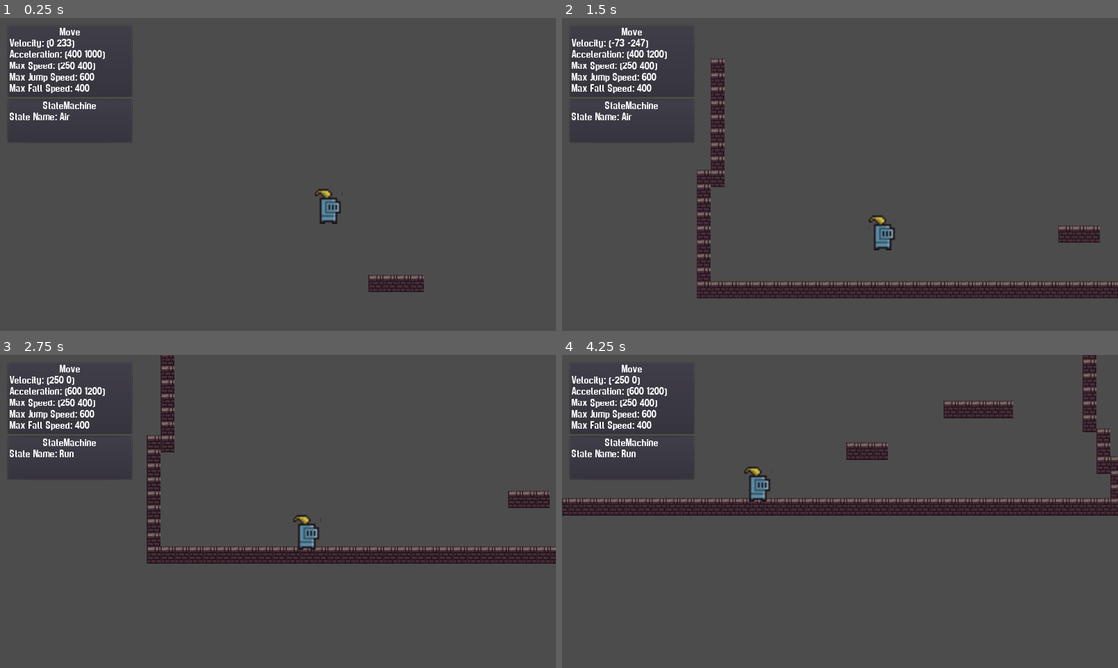
Above: before the commit, frames 1-4 (two rows, left to right).
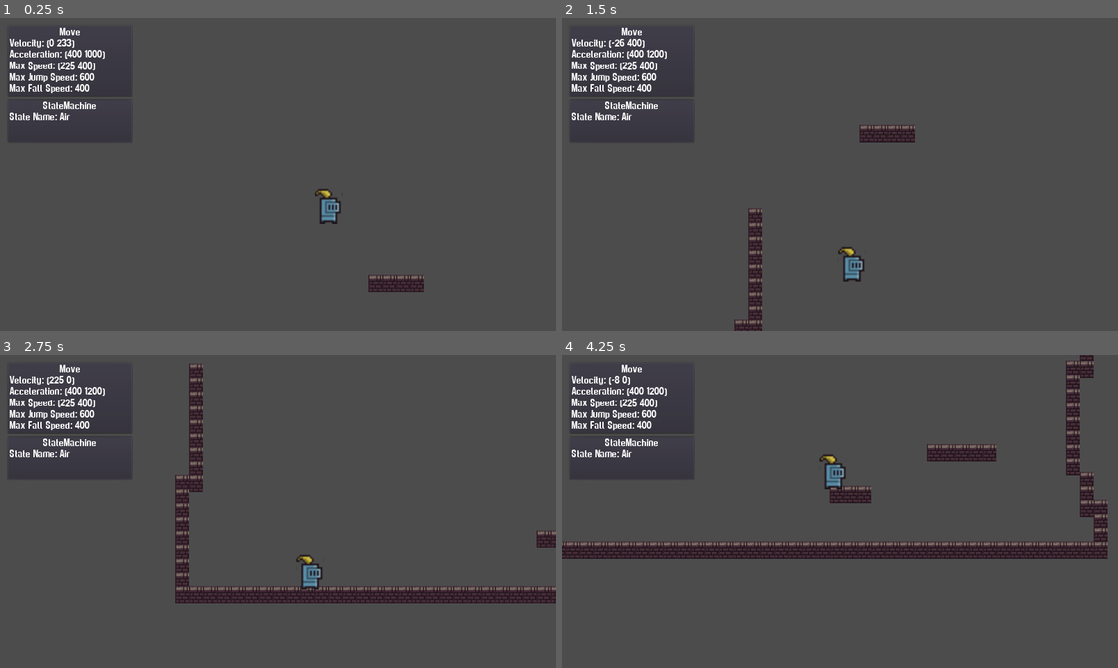
Above: after the commit, the same moments.

Repository: gregpennefather/jingle-game-jam-entry-2019
Game: Godot game, scene res://Scenes/DungeonScene.tscn
The game is run twice, just before and just after one commit, with the same random seed, the same clock (stepped at 60 frames per second) and the same inputs.
Inputs (mouse positions are in pixels of both pictures, inside the frame that each line leads up to):
- Up to frame 1 (0.25 s): no input
- Up to frame 2 (1.5 s): move the mouse to (962, 158) at 0.52 s; hold D (move_right) 0.53-1.28 s; hold W (jump) 0.53-1.28 s; move the mouse to (728, 190) at 1.27 s; hold Left (move_left) from 1.28 s (still down); tap W (jump) at 1.35 s
- Up to frame 3 (2.75 s): tap W (jump) at 1.52, 1.82 s; move the mouse to (333, 442) at 2.02 s; release Left (move_left) at 2.03 s; hold D (move_right) from 2.03 s (still down); hold W (jump) from 2.03 s (still down)
- Up to frame 4 (4.25 s): move the mouse to (812, 574) at 2.77 s; release W (jump) at 2.78 s; tap W (jump) at 2.85, 3.02, 3.32 s; move the mouse to (1006, 558) at 3.52 s; release D (move_right) at 3.53 s; hold Left (move_left) from 3.53 s (still down); hold W (jump) from 3.53 s (still down)

The runs differ from the first frame. In frame 1, less than 0.1% of the frame differs, in the area x 11-14%, y 14-17%; in frame 2, 7.9%; in frame 3, 11%; in frame 4, 15%, in the area x 0-100%, y 0-66%.

Commit message:
Air Jump and more responsive jump

Diff:
--- a/Game/Player/Player.gd
+++ b/Game/Player/Player.gd
@@ -7,4 +7,4 @@
 const FLOOR_NORMAL := Vector2.UP
 
 func is_on_ground() -> bool:
-	return $FloorDetector.is_colliding()
+	return $FloorDetectorLeft.is_colliding() or $FloorDetectorCenter.is_colliding() or $FloorDetectorRight.is_colliding()
--- a/Game/Player/Player.tscn
+++ b/Game/Player/Player.tscn
@@ -28,8 +28,20 @@
 position = Vector2( 3.87312, -14.4384 )
 shape = SubResource( 1 )
 
-[node name="FloorDetector" type="RayCast2D" parent="."]
+[node name="FloorDetectorLeft" type="RayCast2D" parent="."]
+position = Vector2( -8, -10 )
+enabled = true
+cast_to = Vector2( 0, 11 )
+collision_mask = 2
+
+[node name="FloorDetectorCenter" type="RayCast2D" parent="."]
 position = Vector2( 0, -10 )
+enabled = true
+cast_to = Vector2( 0, 11 )
+collision_mask = 2
+
+[node name="FloorDetectorRight" type="RayCast2D" parent="."]
+position = Vector2( 8, -10 )
 enabled = true
 cast_to = Vector2( 0, 11 )
 collision_mask = 2
@@ -39,9 +51,10 @@
 
 [node name="Move" parent="StateMachine" instance=ExtResource( 3 )]
 script = ExtResource( 4 )
-max_speed_default = Vector2( 250, 400 )
-acceleration_default = Vector2( 600, 1200 )
+max_speed_default = Vector2( 225, 400 )
+acceleration_default = Vector2( 500, 1200 )
 jump_impulse = 350.0
+air_jump_impulse = 250.0
 max_jump_speed = 600
 
 [node name="Idle" parent="StateMachine/Move" instance=ExtResource( 3 )]
@@ -53,12 +66,16 @@
 [node name="Air" parent="StateMachine/Move" instance=ExtResource( 3 )]
 script = ExtResource( 6 )
 acceleration_x = 400.0
-fall_acceleration = 800.0
-extended_jump_impulse_factor = 0.75
+fall_acceleration = 850.0
+extended_jump_impulse_factor = 0.6
 
 [node name="JumpDuration" type="Timer" parent="StateMachine/Move/Air"]
 wait_time = 0.5
 one_shot = true
 
+[node name="EarlyJumpTimer" type="Timer" parent="StateMachine/Move"]
+wait_time = 0.25
+one_shot = true
+
 [node name="CameraRig" parent="." instance=ExtResource( 8 )]
 [connection signal="timeout" from="StateMachine/Move/Air/JumpDuration" to="StateMachine/Move/Air" method="_on_JumpDuration_timeout"]
--- a/Game/Player/States/Move/Air.gd
+++ b/Game/Player/States/Move/Air.gd
@@ -3,27 +3,31 @@
 export var acceleration_x: = 5000.0
 export var fall_acceleration = 200.0
 export var extended_jump_impulse_factor := 0.75
+export (bool) var can_air_jump = true
 
 var jump_active: bool = false
 var just_jumped: bool = false
-var initial_jump_impulse := 0
+var holding_last_jump: bool = false
+var air_jump_used: bool = false
 
 onready var move:= get_parent()
 
 func unhandled_input(event: InputEvent) -> void:
-	if Input.get_action_strength("jump") == 0 and jump_active:
+	if Input.is_action_just_released("jump"):
+		holding_last_jump = false
+	if not holding_last_jump and jump_active:
 		exit_jump()
+	if Input.is_action_pressed("jump") and not holding_last_jump and not air_jump_used and can_air_jump:
+		enter_jump(move.air_jump_impulse, true)
 	move.unhandled_input(event)
 
 func physics_process(delta: float) -> void:
 	if not owner.is_on_ground() and jump_active:
-		move.velocity = move.calculate_velocity(move.velocity, move.max_speed, move.max_jump_speed, move.max_fall_speed, Vector2(0, initial_jump_impulse) * extended_jump_impulse_factor, delta, Vector2.UP)
+		move.velocity = move.calculate_velocity(move.velocity, move.max_speed, move.max_jump_speed, move.max_fall_speed, Vector2(0, move.jump_impulse) * extended_jump_impulse_factor, delta, Vector2.UP)
 
 	move.physics_process(delta)
 
-
 	if owner.is_on_ground() and not just_jumped:
-		print('leaving jump state')
 		if move.get_move_direction().x == 0:
 			_state_machine.transition_to("Move/Idle")
 		else:
@@ -38,35 +42,49 @@
 	if "velocity" in msg:
 		move.velocity = msg.velocity
 		move.max_speed.x = max(abs(msg.velocity.x), move.max_speed.x)
+	if "early_jump" in msg:
+		move.velocity.y = 0
+		move.clear_early_jump()
 	if "impulse" in msg:
 		enter_jump(msg.impulse)
 
-func enter_jump(impulse: float) -> void:
-	print('enter jump')
+func enter_jump(impulse: float, is_air_jump := false) -> void:
 	jump_active = true
 	just_jumped = true
+	holding_last_jump = Input.is_action_pressed("jump")
+	if is_air_jump:
+		move.velocity.y = 0
+		if sign(move.get_move_direction().x) != sign(move.velocity.x):
+			move.velocity.x = 0
+		air_jump_used = true
 	move.acceleration.y = fall_acceleration
-	initial_jump_impulse = impulse
-	move.velocity += calculate_jump_velocity(impulse)
+	move.velocity += calculate_jump_velocity(impulse, is_air_jump)
 	$JumpDuration.start()
 
 func exit_jump() -> void:
-	print('exit jump at %s' %move.velocity)
+	jump_active = false
 	move.acceleration.y = move.acceleration_default.y
 	$JumpDuration.stop()
 
 func exit() -> void:
+	if jump_active:
+		exit_jump()
+	air_jump_used = false
+	holding_last_jump = false
 	move.acceleration.x = move.acceleration_default.x
 	move.acceleration.y = move.acceleration_default.y
 	get_parent().exit()
 
-func calculate_jump_velocity(impulse := 0.0) -> Vector2:
+func calculate_jump_velocity(impulse := 0.0, include_x_acceleration := false) -> Vector2:
+	var acceleration = Vector2(0, impulse)
+	if include_x_acceleration:
+		acceleration.x = move.acceleration.x
 	return move.calculate_velocity(
 		move.velocity,
 		move.max_speed,
 		move.max_jump_speed,
 		move.max_fall_speed,
-		Vector2(0, impulse),
+		acceleration,
 		1.0,
 		Vector2.UP
 	)
--- a/Game/Player/States/Move/Idle.gd
+++ b/Game/Player/States/Move/Idle.gd
@@ -7,11 +7,11 @@
 
 
 func physics_process(delta: float) -> void:
-	if owner.is_on_ground() and move.get_move_direction().x != 0.0:
-		print('idle->run')
+	if move.early_jump_active:
+		_state_machine.transition_to("Move/Air", { impulse = move.jump_impulse, early_jump = true })
+	elif owner.is_on_ground() and move.get_move_direction().x != 0.0:
 		_state_machine.transition_to("Move/Run")
 	elif not owner.is_on_ground():
-		print('idle->air')
 		_state_machine.transition_to("Move/Air")
 
 func enter(msg: Dictionary = {}) -> void:
@@ -19,5 +19,6 @@
 	move.max_speed = move.max_speed_default
 	move.velocity = Vector2.ZERO
 
+
 func exit() -> void:
 	get_parent().exit()
--- a/Game/Player/States/Move/Move.gd
+++ b/Game/Player/States/Move/Move.gd
@@ -3,6 +3,7 @@
 export var max_speed_default := Vector2(300.0, 400.0)
 export var acceleration_default := Vector2(1000.0, 1000.0)
 export var jump_impulse := 200.0
+export var air_jump_impulse := 200.0
 export var max_jump_speed := 800
 export var max_fall_speed := 400
 
@@ -10,14 +11,24 @@
 var max_speed := max_speed_default
 var velocity := Vector2.ZERO
 
+var early_jump_active : bool setget ,get_early_jump_active
+
+func get_early_jump_active() -> bool:
+	return not $EarlyJumpTimer.is_stopped()
 
 func unhandled_input(event: InputEvent) -> void:
-	if owner.is_on_ground() and event.is_action_pressed("jump"):
-		_state_machine.transition_to("Move/Air", { impulse = jump_impulse })
+	if event.is_action_pressed("jump"):
+		if owner.is_on_ground():
+			_state_machine.transition_to("Move/Air", { impulse = jump_impulse })
+		else:
+			$EarlyJumpTimer.start()
 
 func physics_process(delta: float) -> void:
 	velocity = calculate_velocity(velocity, max_speed, max_jump_speed, max_fall_speed, acceleration, delta, get_move_direction())
 	velocity = owner.move_and_slide(velocity, owner.FLOOR_NORMAL)
+
+func clear_early_jump() -> void:
+	$EarlyJumpTimer.stop()
 
 static func calculate_velocity(
 		old_velocity: Vector2,
--- a/Game/Player/States/Move/Run.gd
+++ b/Game/Player/States/Move/Run.gd
@@ -6,7 +6,9 @@
 	move.unhandled_input(event)
 
 func physics_process(delta: float) -> void:
-	if owner.is_on_ground():
+	if move.early_jump_active:
+		_state_machine.transition_to("Move/Air", { impulse = move.jump_impulse, early_jump = true })
+	elif owner.is_on_ground():
 		if move.get_move_direction().x == 0.0:
 			_state_machine.transition_to("Move/Idle")
 		if sign(move.get_move_direction().x) != sign(move.velocity.x):
@@ -18,6 +20,5 @@
 func enter(msg: Dictionary = {}) -> void:
 	move.enter(msg)
 
-
 func exit() -> void:
 	get_parent().exit()
